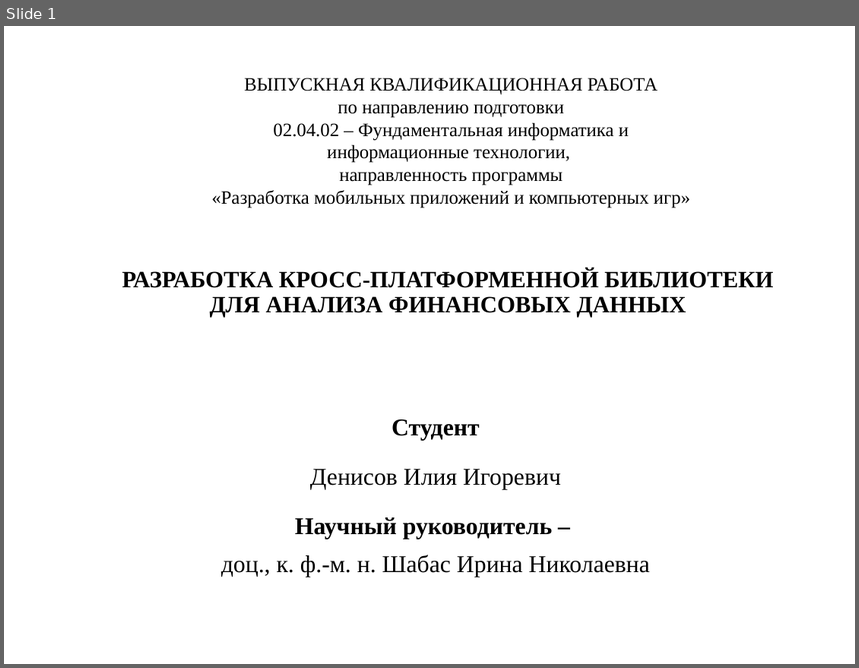
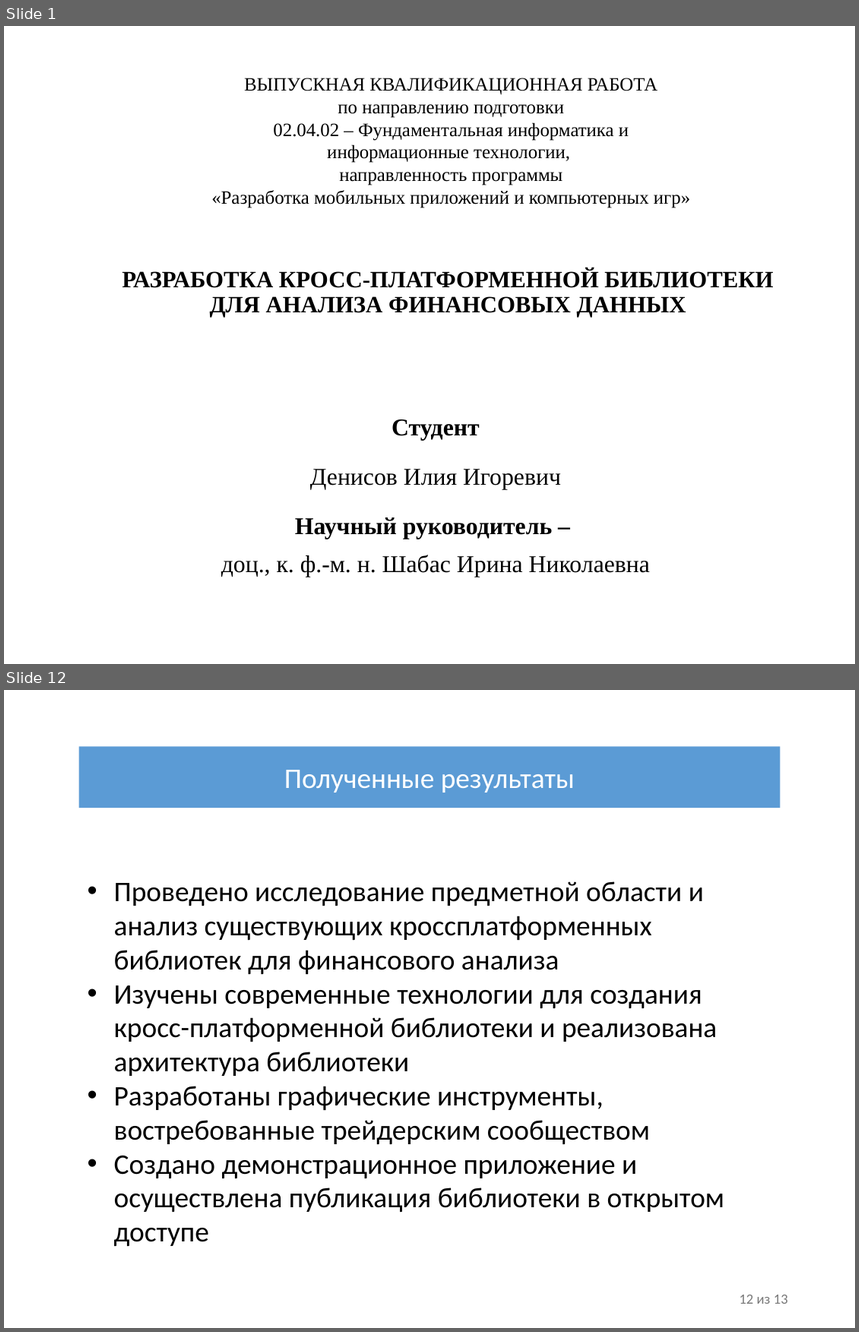
Before and after one commit to IliiaDenisov/masters-thesis, a slide deck: Презентация диплома.pptx. Shown one above the other, each under a label of ours: slide 1 before the commit, slides 1 and 12 after it; the slides between them are not shown. The pictures are 859x668 and 859x1332 pixels, drawn with LibreOffice and Linux fonts; fonts in the diff are those of the drawing. Boxes give left, top, right and bottom in pixels: in the first picture for what was removed or moved away, otherwise in the second. Text is boxed around its words. In the diff, an @@ line names an element or a change of style, - is before the commit and + after.

Commit message:
Добавлены результаты

```diff
--- a/Презентация диплома.pptx
+++ b/Презентация диплома.pptx
@@ slide 12 added at (4, 690, 855, 1328), background #FFFFFF @@
@@ rectangle added at (79, 746, 780, 808), fill #5B9BD5, 24 pt, text #FFFFFF @@
+Полученные результаты
@@ text added at (114, 882, 725, 1246), 24 pt, text #000000 @@
+• Проведено исследование предметной области и анализ существующих кроссплатформенных библиотек для финансового анализа
+• Изучены современные технологии для создания кросс-платформенной библиотеки и реализована архитектура библиотеки
+• Разработаны графические инструменты, востребованные трейдерским сообществом
+• Создано демонстрационное приложение и осуществлена публикация библиотеки в открытом доступе
@@ text added at (740, 1295, 788, 1304), 12 pt, text #797979 @@
+12 из 13
```
Also in this commit, not shown: 11 slides changed.
